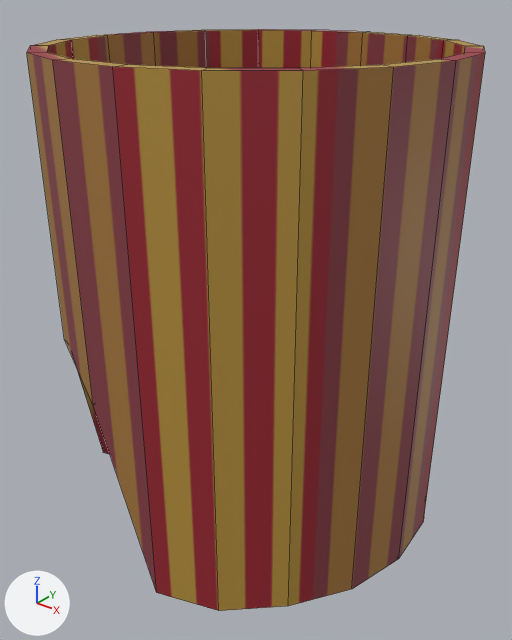
Renders of the Blender file Assets/Models/cyrk1 1.blend from each side of a commit.
Before and after are seen from a camera (50 mm lens) standing at (2.14, -2.67, 2.68) and looking at (0.03, -0.05, 1.05). The axes (+X, +Y, +Z) are drawn at lower left. The lights are the same throughout. Mesh edges are drawn as thin lines.
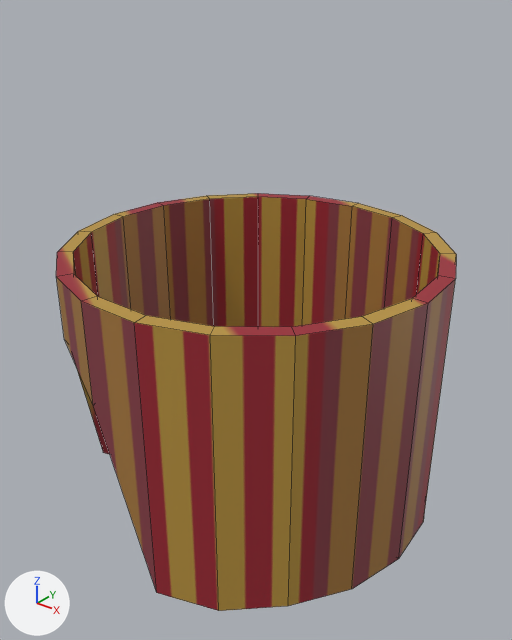
Edits to the bpy script that builds the scene:
```text
Change me_cylinder:
    where me_cylinder.from_pydata(...)  # 76 vertices, 76 faces; spans x -1.0..1.0, y -0.99..1.0, z -0.04..2.4
    used by ob_cylinder; location = (0.0, 0.0, 0.0)
    me_cylinder part 1: all 38 vertices in x -1.0..1.0, y -0.99..1.0, z 2.4 are moved by (0.0, 0.0, -0.97)
```

Location of each change, (x1, y1, x2, y2) in pixels of the pictures (512 x 640 px):
'Cylinder', reshaped (13% narrower, 28% shorter): before (27, 29, 485, 611); after (56, 193, 456, 611)
